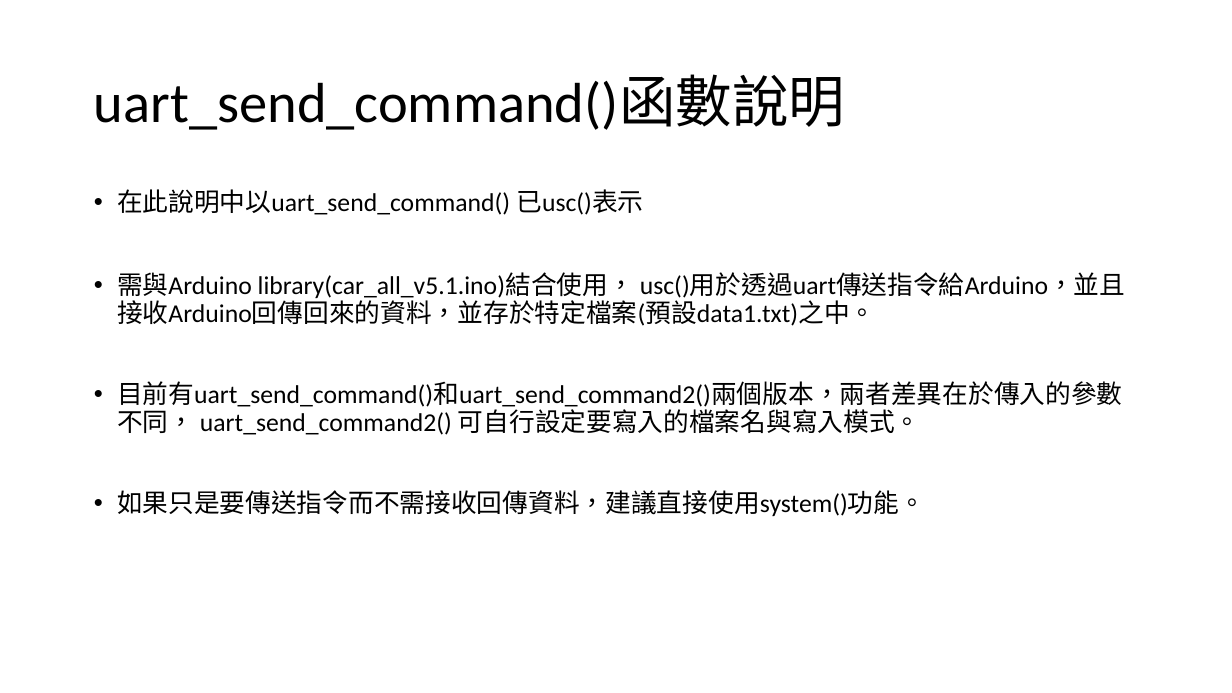
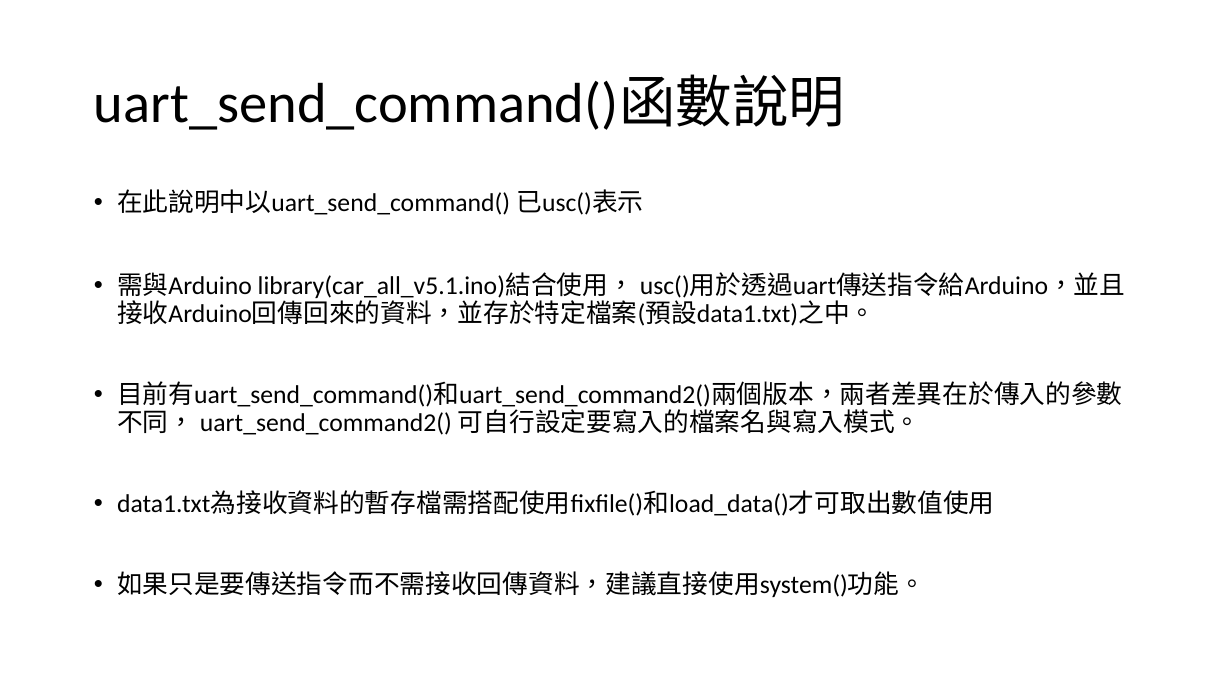
Before and after one commit to mskhrk/nttu_smartCar, a slide deck: slide 2 of document/運作流程圖.pptx. Drawn at 1232x693 pixels with LibreOffice and Linux fonts; fonts in the diff are those of the drawing. Boxes give left, top, right and bottom in pixels: in the first picture for what was removed or moved away, otherwise in the second. Text is boxed around its words. In the diff, an @@ line names an element or a change of style, - is before the commit and + after.

```diff
--- a/document/運作流程圖.pptx
+++ b/document/運作流程圖.pptx
@@ text at [117,491,995,516]: paragraph added @@
+• data1.txt為接收資料的暫存檔需搭配使用fixfile()和load_data()才可取出數值使用
```
Also in this commit, not shown: 4 other slides changed, 4 slides added, 1 slide removed, 6 other files.
